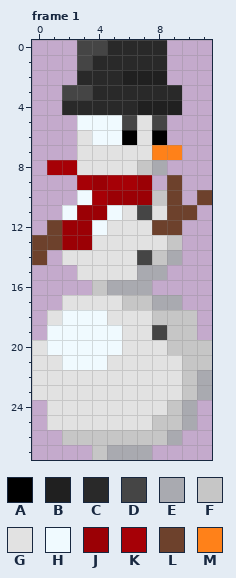
File history of a pixel-art file, public/assets/textures/player/snowman.aseprite. Above is the file before it was changed.
12x28 pixels, 1 frame. Shown: frame 1. The commit also changed other frames, which this record leaves out.
Palette (. is transparent): A #000000  B #202020  C #292929  D #454545  E #a9aab0  F #c6c6c6  G #e2e2e2  H #f0faff  J #9b0005  K #a60006  L #6d412c  M #ff8119
And afterwards:
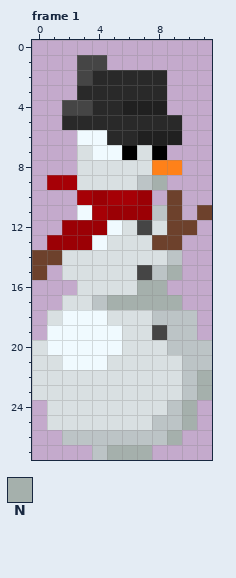
Colours new in this view: N #a5b0ac
Changes in this commit:
colour F: #c6c6c6 -> #bcc4c6
colour G: #e2e2e2 -> #d9e0e2
Frame 1:
y 0: x 3..8 DDCCCC -> ......
y 1: x 4..8 CCCCC -> D....
y 2: x 3 C -> D; x 6..8 BBB -> CCC
y 3: x 2..3 DD -> .C; x 9 C -> .
y 4: x 2..3 CC -> DD; x 6 C -> B; x 9 B -> .
y 5: x 2..9 .HHHDGD. -> CCCCCCCC
y 6: x 3 G -> H; x 5..9 HAGA. -> CCBBB
y 7: x 4..6 GGG -> HHA; x 8..9 MM -> A.
y 8: x 1..2 KK -> ..; x 7..9 FE. -> GMM
y 9: x 1..9 ..KJKKJ.L -> KKGGGGFN.
y 10: x 3..6 HKJJ -> KJKK; x 8 F -> .; x 11 L -> .
y 11: x 2..8 HJJHGDG -> .HKJJJF; x 10..11 L. -> .L
y 12: x 1 L -> .; x 4..5 HG -> JH; x 7..8 GL -> DG; x 10 . -> L
y 13: x 0..1 LL -> .J; x 4 G -> H; x 8..9 GF -> LL
y 14: x 1 . -> L; x 7..9 DFE -> GGF
y 15: x 0 . -> L; x 2 . -> G; x 7..9 EE. -> DFN
y 16: x 3..8 .FEEE. -> GGGGNN
y 17: x 4..9 GGFFEE -> FNNNNN
y 22..23: x 11 E -> N
y 24..25: x 10 E -> N
y 26: x 9 E -> N
y 27: x 5..7 EEE -> NNN
Boxes around the changes in both pictures, in picture pixels (x1, y1, x2, y2):
changed: (32, 40, 212, 460)
